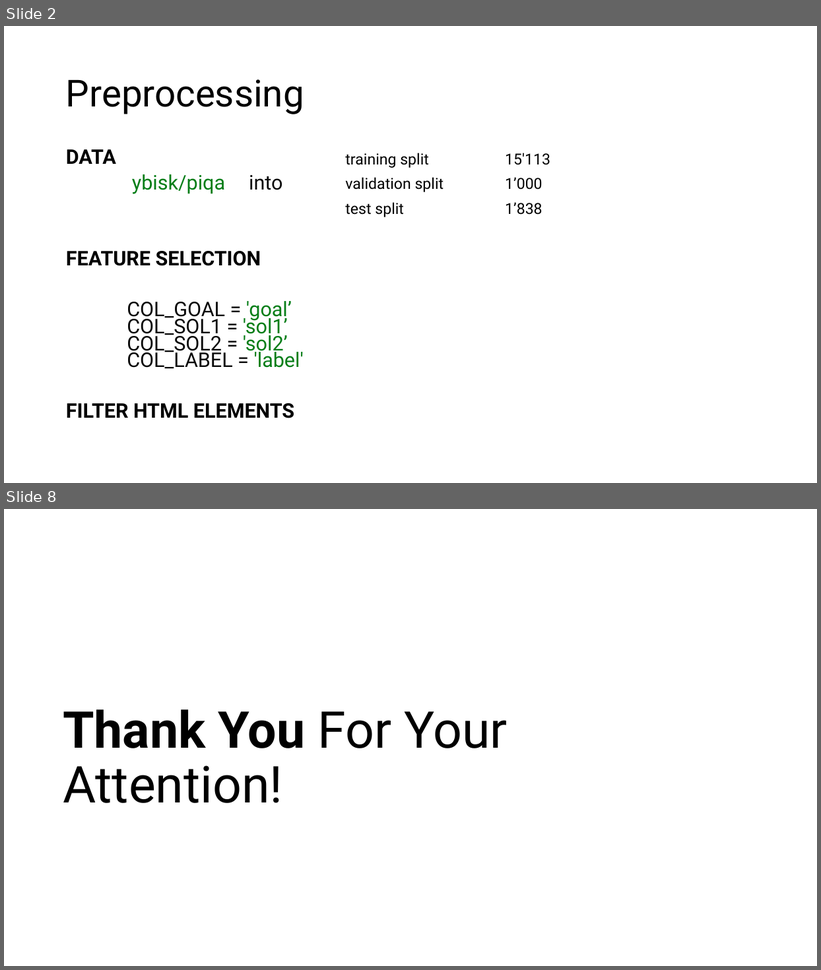
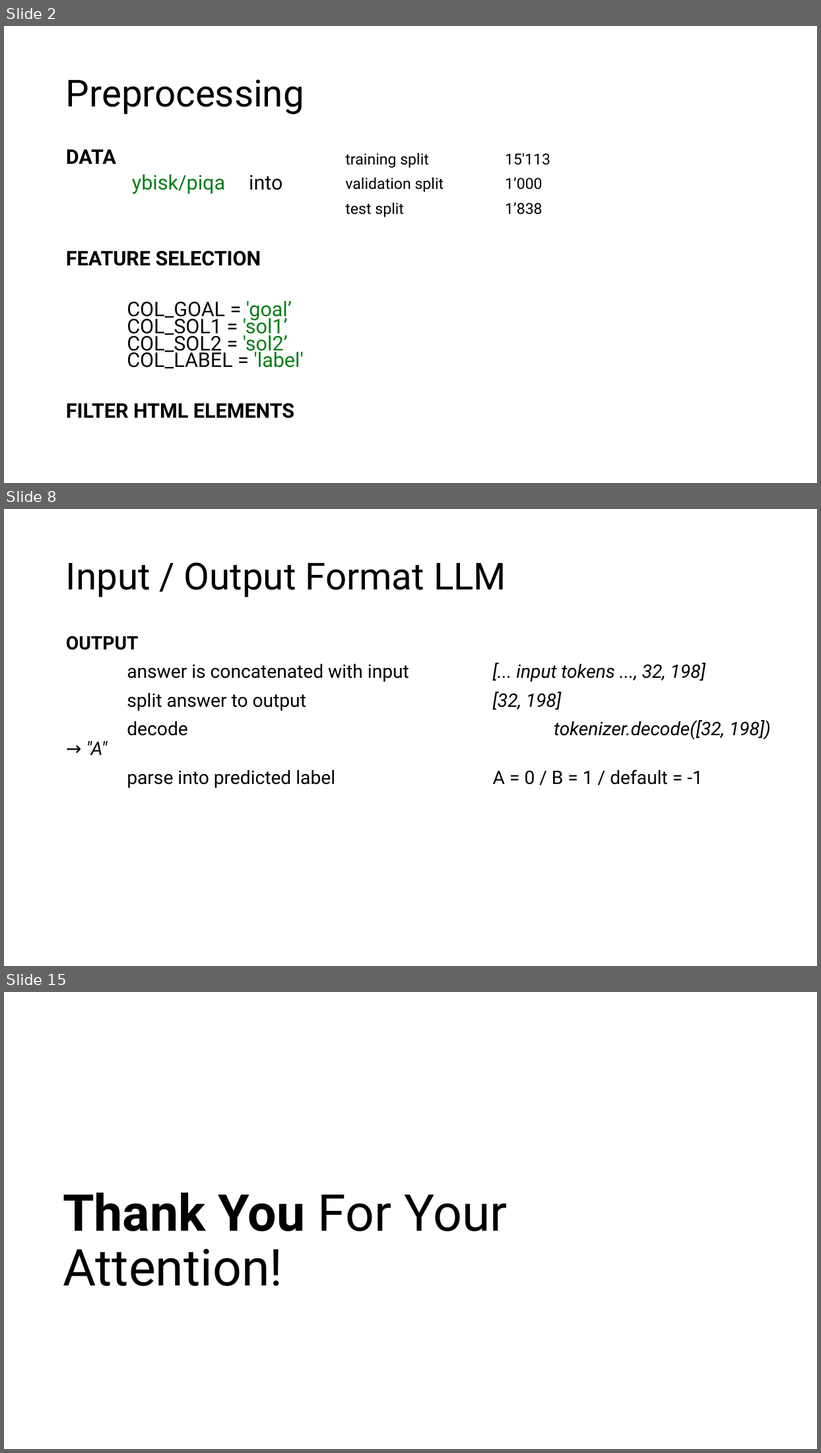
Before and after one commit to saegii/nlp, a slide deck: projects/slides/nlp-project2-presentation.pptx. Shown one above the other, each under a label of ours: slides 2 and 8 before the commit, slides 2, 8 and 15 after it; the slides between them are not shown. The pictures are 821x970 and 821x1453 pixels, drawn with LibreOffice and Linux fonts; fonts in the diff are those of the drawing. Boxes give left, top, right and bottom in pixels: in the first picture for what was removed or moved away, otherwise in the second. Text is boxed around its words. In the diff, an @@ line names an element or a change of style, - is before the commit and + after.

```diff
--- a/projects/slides/nlp-project2-presentation.pptx
+++ b/projects/slides/nlp-project2-presentation.pptx
@@ slide 8 added at box(4, 509, 817, 966), background #FFFFFF @@
@@ title added at box(66, 562, 506, 597), 44 pt, text #000000 @@
+Input / Output Format LLM
@@ text added at box(66, 636, 771, 785), 22 pt, text #000000 @@
+OUTPUT
+answer is concatenated with input [... input tokens ..., 32, 198]
+split answer to output [32, 198]
+decode tokenizer.decode([32, 198]) → "A"
+parse into predicted label A = 0 / B = 1 / default = -1
@@ what was slide 8 is now slide 15 @@
```
Also in this commit, not shown: 3 slides changed, 9 other slides added, 3 slides removed, 1 other file.
